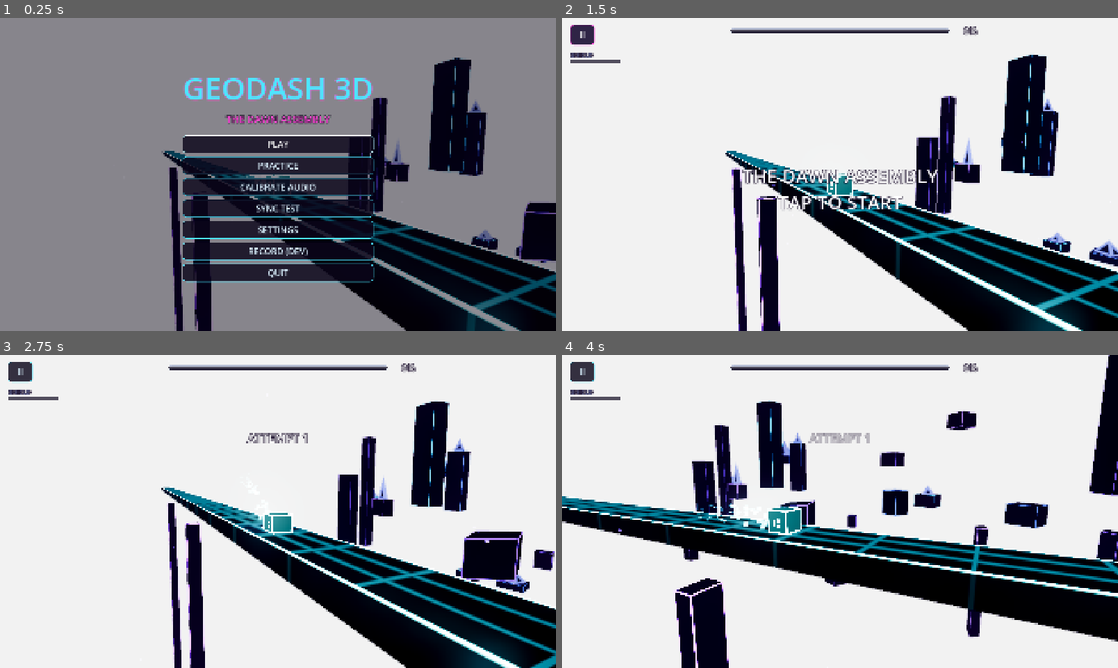
Above: before the commit, frames 1-4 (two rows, left to right).
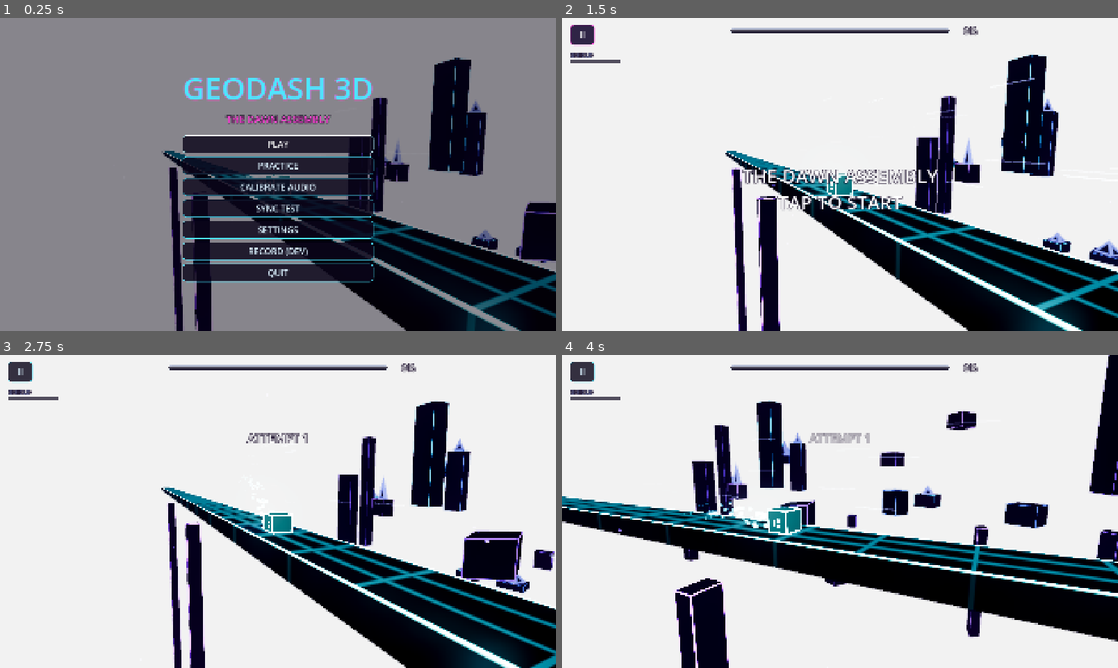
Above: after the commit, the same moments.

Repository: hangocdung/geoDash3d
Game: Godot game, scene res://src/ui/menu/main_menu.tscn
Two runs of this game, one before a commit and one after it. Both use one fixed random seed, a clock stepped at 60 frames per second and the inputs below.
Inputs (mouse positions are in pixels of both pictures, inside the frame that each line leads up to):
- Up to frame 1 (0.25 s): no input
- Up to frame 2 (1.5 s): click "PLAY" at 0.5 s; click "II" at 1.25 s
- Up to frame 3 (2.75 s): tap Enter at 2 s; move the mouse to (400, 495) at 2.02 s; hold Right from 2.03 s (still down); hold Space (tap) from 2.03 s (still down); click (400, 495) at 2.17 s
- Up to frame 4 (4 s): move the mouse to (728, 527) at 2.77 s; release Right at 2.78 s; release Space (tap) at 2.78 s; hold S 2.78-3.53 s; tap M at 2.85 s; move the mouse to (895, 442) at 3.52 s; hold Right from 3.53 s (still down); tap C at 3.6 s

The runs differ from the first frame. In frame 1, less than 0.1% of the frame differs, in the area x 44-72%, y 43-52%; in frame 2, 0.1%; in frame 3, 0.3%; in frame 4, 0.4%, in the area x 21-75%, y 21-56%.

Commit message:
feat(vfx): speed lines on MEDIUM/HIGH (GD3-092)
Thin additive streaks fly back past the player from an emitter on the
background side of the track (never between the camera and the road),
denser in high-energy sections; none on LOW. Off while dead.

Co-Authored-By: Claude Opus 5.5 <noreply@anthropic.com>

Diff:
--- a/src/core/quality_tier.gd
+++ b/src/core/quality_tier.gd
@@ -57,6 +57,16 @@
 	viewport.msaa_3d = Viewport.MSAA_2X if tier == Tier.HIGH else Viewport.MSAA_DISABLED
 
 
+## Speed lines (thin additive streaks beside the track): none on LOW, which has no fill-rate to spare.
+static func speed_line_count(tier: Tier) -> int:
+	match tier:
+		Tier.LOW:
+			return 0
+		Tier.MEDIUM:
+			return 18
+	return 32
+
+
 ## Fraction of background scenery kept (fill-rate on phones).
 static func scenery_density(tier: Tier) -> float:
 	match tier:
--- a/src/presentation/level/level_runner.gd
+++ b/src/presentation/level/level_runner.gd
@@ -242,7 +242,7 @@
 	obstacle_view.update_view(beat)
 	environment_director.update_environment(beat, delta)
 	decor_view.update_view(beat)
-	vfx_director.follow_camera(camera_director.camera.global_position)
+	vfx_director.follow_camera(camera_director.camera.global_position, beat)
 	hud.set_progress(chart.progress_at(beat))
 
 
--- a/src/presentation/vfx/trail_particles.gd
+++ b/src/presentation/vfx/trail_particles.gd
@@ -1,5 +1,5 @@
-# Factory for particle systems used by the player and effects: a world-space pixel trail and
-# one-shot cube bursts. Materials are unshaded emissive so they bloom on every renderer.
+# Factory for particle systems used by the player and effects: a world-space pixel trail, one-shot cube
+# bursts and speed lines. Materials are unshaded emissive so they bloom on every renderer.
 # Related: src/presentation/player/player_view.gd, src/presentation/vfx/vfx_director.gd
 class_name TrailParticles
 extends RefCounted
@@ -62,6 +62,32 @@
 	return particles
 
 
+## Thin streaks flying back past the player (emitter local -X); place the emitter in the track frame.
+static func create_speed_lines(color: Color, amount: int) -> GPUParticles3D:
+	var particles := GPUParticles3D.new()
+	particles.name = "SpeedLines"
+	particles.amount = maxi(1, amount)
+	particles.lifetime = 0.5
+	particles.local_coords = false
+	particles.transform_align = GPUParticles3D.TRANSFORM_ALIGN_Y_TO_VELOCITY
+	particles.visibility_aabb = AABB(Vector3(-60, -30, -60), Vector3(120, 60, 120))
+	var process := ParticleProcessMaterial.new()
+	process.emission_shape = ParticleProcessMaterial.EMISSION_SHAPE_BOX
+	process.emission_box_extents = Vector3(14.0, 4.5, 3.0)
+	process.direction = Vector3(-1, 0, 0)
+	process.spread = 0.0
+	process.initial_velocity_min = 45.0
+	process.initial_velocity_max = 65.0
+	process.gravity = Vector3.ZERO
+	process.color_ramp = _flash_ramp(color)
+	particles.process_material = process
+	var mesh := _cube_mesh(1.0, 1.4)
+	# Long along Y: TRANSFORM_ALIGN_Y_TO_VELOCITY points it along the flight.
+	mesh.size = Vector3(0.035, 2.8, 0.035)
+	particles.draw_pass_1 = mesh
+	return particles
+
+
 static func _cube_mesh(size: float, brightness: float) -> BoxMesh:
 	var mesh := BoxMesh.new()
 	mesh.size = Vector3.ONE * size
@@ -84,6 +110,17 @@
 	return texture
 
 
+## Fades in quickly, then out (streaks never pop in at full brightness).
+static func _flash_ramp(color: Color) -> GradientTexture1D:
+	var gradient := Gradient.new()
+	gradient.set_color(0, Color(color, 0.0))
+	gradient.set_color(1, Color(color, 0.0))
+	gradient.add_point(0.25, Color(color, 0.8))
+	var texture := GradientTexture1D.new()
+	texture.gradient = gradient
+	return texture
+
+
 static func _fade_ramp(color: Color) -> GradientTexture1D:
 	var gradient := Gradient.new()
 	gradient.set_color(0, Color(color, 1.0))
--- a/src/presentation/vfx/vfx_director.gd
+++ b/src/presentation/vfx/vfx_director.gd
@@ -1,5 +1,6 @@
 # Event-driven effects with pooled nodes: takeoff/landing bursts, landing rings, dash afterimages,
-# perfect sparkles, death shatter and chart VFX cues. Never touches gameplay state.
+# perfect sparkles, death shatter, shield effects and chart VFX cues, plus ambient motes and speed lines
+# (MEDIUM/HIGH; denser in high-energy sections). Never touches gameplay state.
 # Related: src/presentation/vfx/trail_particles.gd, src/presentation/vfx/effect_pools.gd
 class_name VfxDirector
 extends Node3D
@@ -9,6 +10,10 @@
 const GHOST_LIFETIME: float = 0.28
 const PERFECT_COLOR: Color = Color(1.0, 0.95, 0.55)
 const DEATH_COLOR: Color = Color(0.35, 0.95, 1.0)
+const SPEED_LINE_COLOR: Color = Color(0.7, 0.85, 1.0)
+## Speed-line emitter in the player's track frame: ahead, a little up, on the background side (-Z), so the
+## streaks never cross the road between the camera and the player.
+const SPEED_LINES_OFFSET: Transform3D = Transform3D(Basis(), Vector3(12.0, 3.0, -8.0))
 
 var _bursts_small: EffectPools.ParticlePool
 var _bursts_sparkle: EffectPools.ParticlePool
@@ -16,6 +21,9 @@
 var _rings: EffectPools.TimedPool
 var _ghosts: EffectPools.TimedPool
 var _motes: GPUParticles3D
+## Null on LOW.
+var _speed_lines: GPUParticles3D
+var _context: LevelContext
 var _quality_scale: float = 1.0
 
 
@@ -31,6 +39,11 @@
 	_ghosts = EffectPools.TimedPool.new(self, 6, _create_ghost, _animate_ghost)
 	_motes = _create_motes(context.quality)
 	add_child(_motes)
+	_context = context
+	var speed_lines: int = QualityTier.speed_line_count(context.quality)
+	if speed_lines > 0:
+		_speed_lines = TrailParticles.create_speed_lines(SPEED_LINE_COLOR, speed_lines)
+		add_child(_speed_lines)
 
 
 func _process(delta: float) -> void:
@@ -38,13 +51,20 @@
 	_ghosts.update(delta)
 
 
-func follow_camera(camera_position: Vector3) -> void:
+func follow_camera(camera_position: Vector3, beat: float) -> void:
 	_motes.global_position = camera_position
+	if _speed_lines == null:
+		return
+	_speed_lines.global_transform = _context.frame_at_beat(beat) * SPEED_LINES_OFFSET
+	var section: ChartItems.Section = _context.chart.section_at(beat)
+	_speed_lines.amount_ratio = lerpf(0.3, 1.0, section.energy if section != null else 0.3)
 
 
 func reset_view() -> void:
 	_rings.clear()
 	_ghosts.clear()
+	if _speed_lines != null:
+		_speed_lines.emitting = true
 
 
 ## Fires every pooled effect once far ahead of the camera (inside the fog) so their shader pipelines
@@ -98,6 +118,8 @@
 
 
 func on_died(center: Vector3, frame: Transform3D) -> void:
+	if _speed_lines != null:
+		_speed_lines.emitting = false
 	_bursts_death.emit_at(center, DEATH_COLOR)
 	var upright := Transform3D(frame.basis * Basis(Vector3.RIGHT, PI * 0.5), center)
 	_rings.spawn(upright.scaled_local(Vector3.ONE * 7.0), DEATH_COLOR)
Not shown, changed: docs/architecture.md
Not shown, changed: docs/roadmap.md
